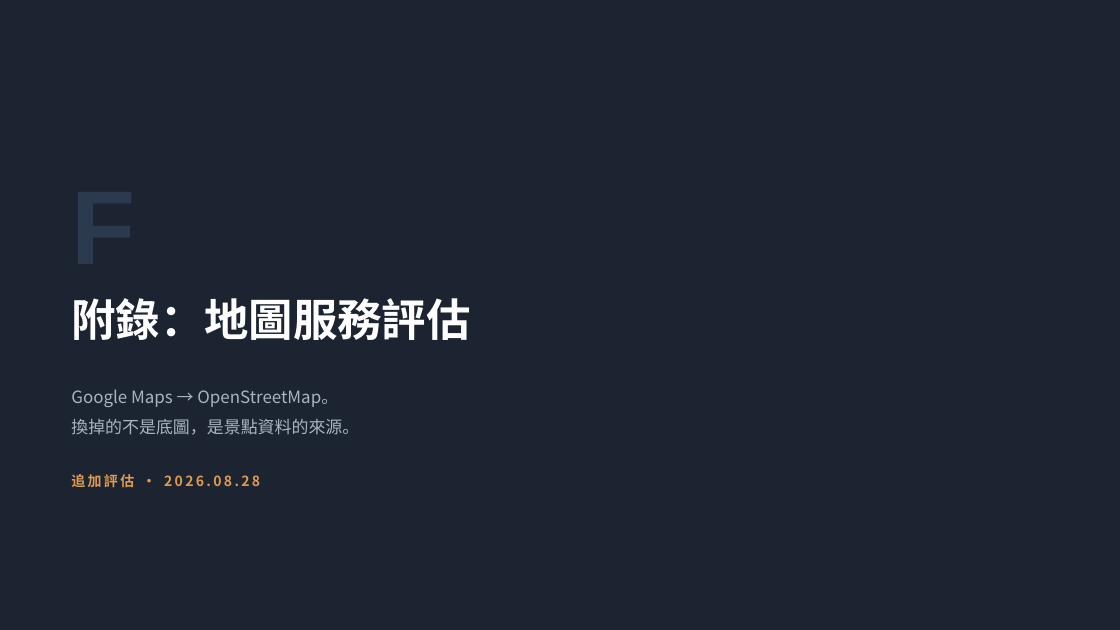
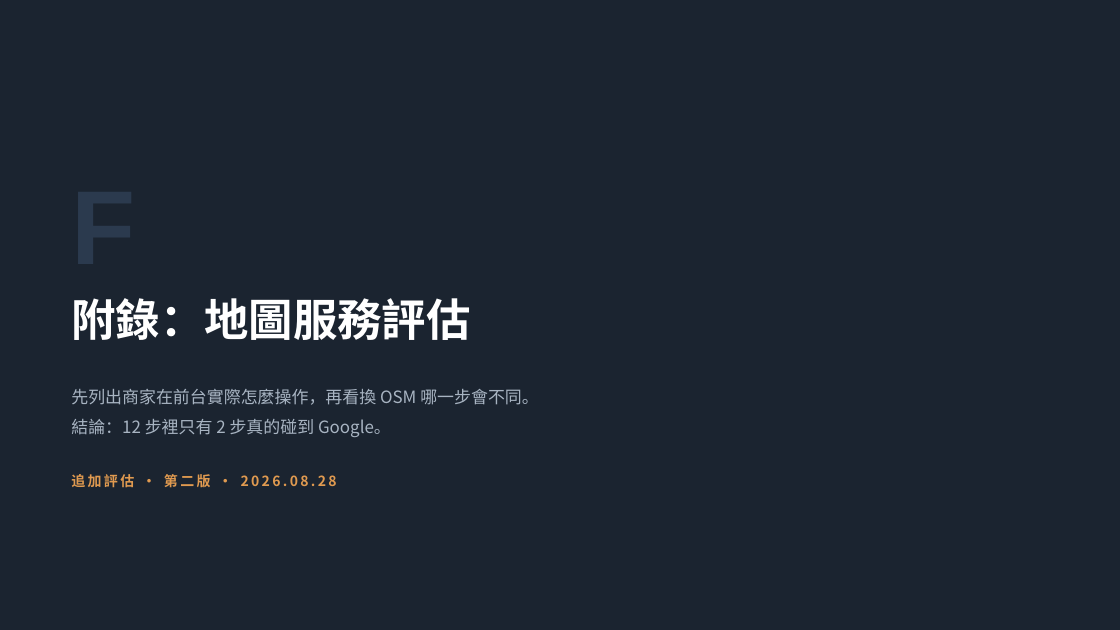
Before and after one commit to tszhongyung0601-sketch/resomap-flow-audit, a slide deck: slide 27 of deck/ResoMap-flow-audit.pptx. Drawn at 1120x630 pixels with LibreOffice and Linux fonts; fonts in the diff are those of the drawing. Boxes give left, top, right and bottom in pixels: in the first picture for what was removed or moved away, otherwise in the second. Text is boxed around its words. In the diff, an @@ line names an element or a change of style, - is before the commit and + after.

```diff
--- a/deck/ResoMap-flow-audit.pptx
+++ b/deck/ResoMap-flow-audit.pptx
@@ text at [71,389,539,437]: text changed @@
-Google Maps → OpenStreetMap。
-換掉的不是底圖，是景點資料的來源。
+先列出商家在前台實際怎麼操作，再看換 OSM 哪一步會不同。
+結論：12 步裡只有 2 步真的碰到 Google。
@@ text at [71,474,337,488]: text changed @@
-追加評估 ・ 2026.08.28
+追加評估 ・ 第二版 ・ 2026.08.28
```
Also in this commit, not shown: 7 slides added, 6 slides removed, 6 other files.
